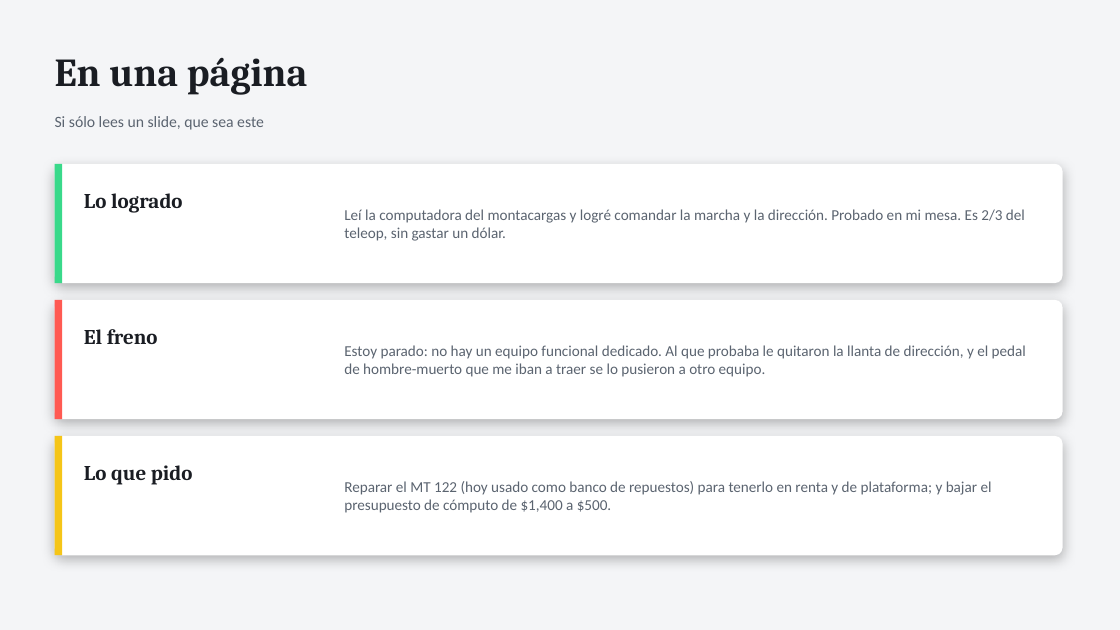
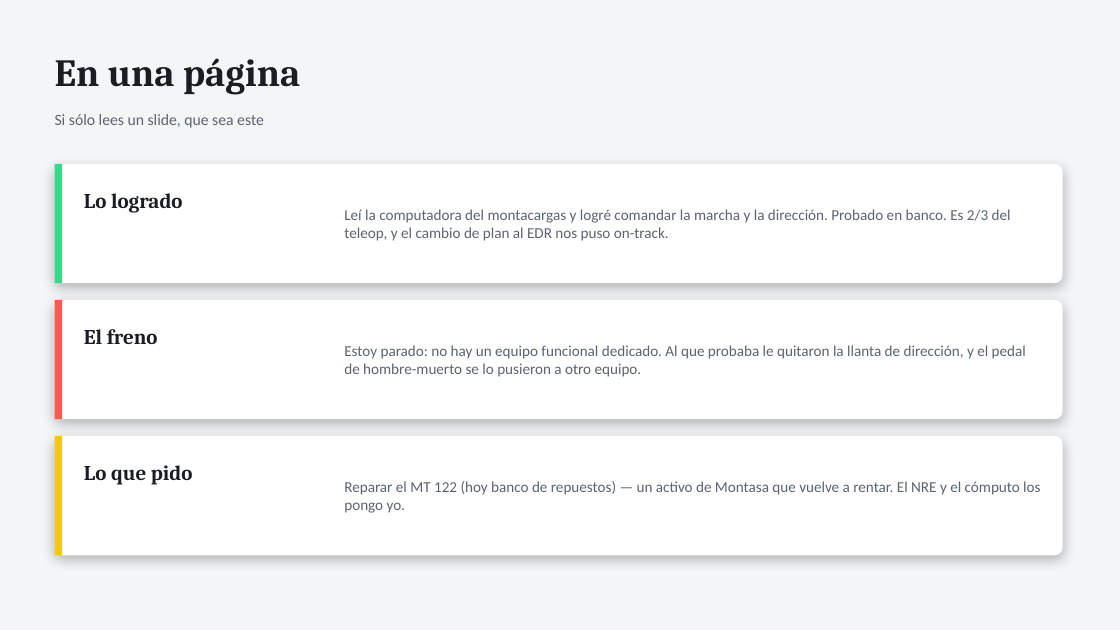
Before and after one commit to Rodzilla-TheCreator/tata, a slide deck: slide 2 of presentaciones/TaTa_Estado_y_Pedido_Omar.pptx. Drawn at 1120x630 pixels with LibreOffice and Linux fonts; fonts in the diff are those of the drawing. Boxes give left, top, right and bottom in pixels: in the first picture for what was removed or moved away, otherwise in the second. Text is boxed around its words. In the diff, an @@ line names an element or a change of style, - is before the commit and + after.

```diff
--- a/presentaciones/TaTa_Estado_y_Pedido_Omar.pptx
+++ b/presentaciones/TaTa_Estado_y_Pedido_Omar.pptx
@@ text "En una página" at [55, 58, 300, 95]: size 34 to 33 pt @@
@@ text at [344, 209, 1011, 241]: text changed @@
-Leí la computadora del montacargas y logré comandar la marcha y la dirección. Probado en mi mesa. Es 2/3 del teleop, sin gastar un dólar.
+Leí la computadora del montacargas y logré comandar la marcha y la dirección. Probado en banco. Es 2/3 del teleop, y el cambio de plan al EDR nos puso on-track.
@@ text at [344, 345, 1026, 377]: text changed @@
-Estoy parado: no hay un equipo funcional dedicado. Al que probaba le quitaron la llanta de dirección, y el pedal de hombre-muerto que me iban a traer se lo pusieron a otro equipo.
+Estoy parado: no hay un equipo funcional dedicado. Al que probaba le quitaron la llanta de dirección, y el pedal de hombre-muerto se lo pusieron a otro equipo.
@@ text at [344, 481, 1040, 513]: text changed @@
-Reparar el MT 122 (hoy usado como banco de repuestos) para tenerlo en renta y de plataforma; y bajar el presupuesto de cómputo de $1,400 a $500.
+Reparar el MT 122 (hoy banco de repuestos) — un activo de Montasa que vuelve a rentar. El NRE y el cómputo los pongo yo.
```
Also in this commit, not shown: 7 other slides changed, 3 slides added, 1 slide removed, 5 other files.
